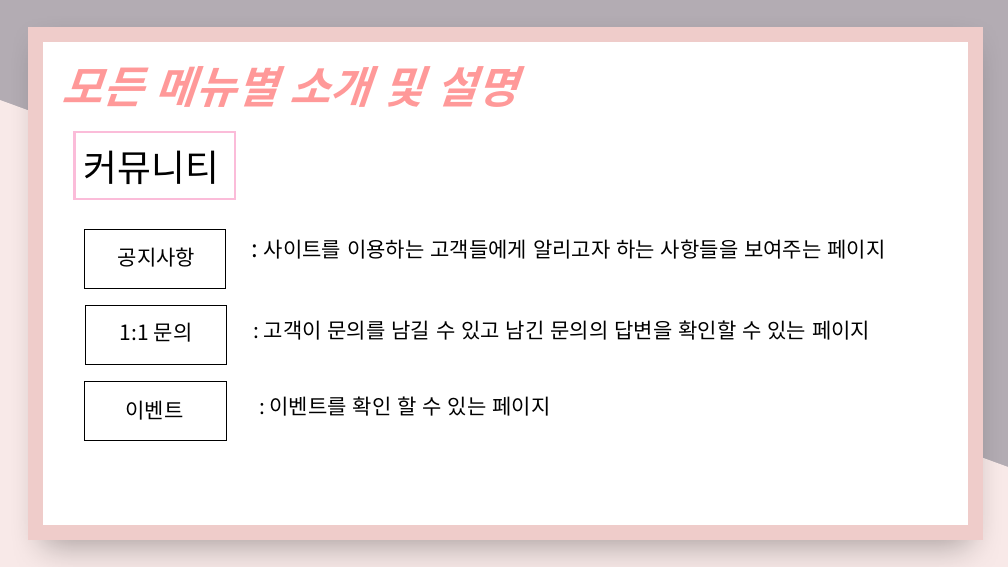
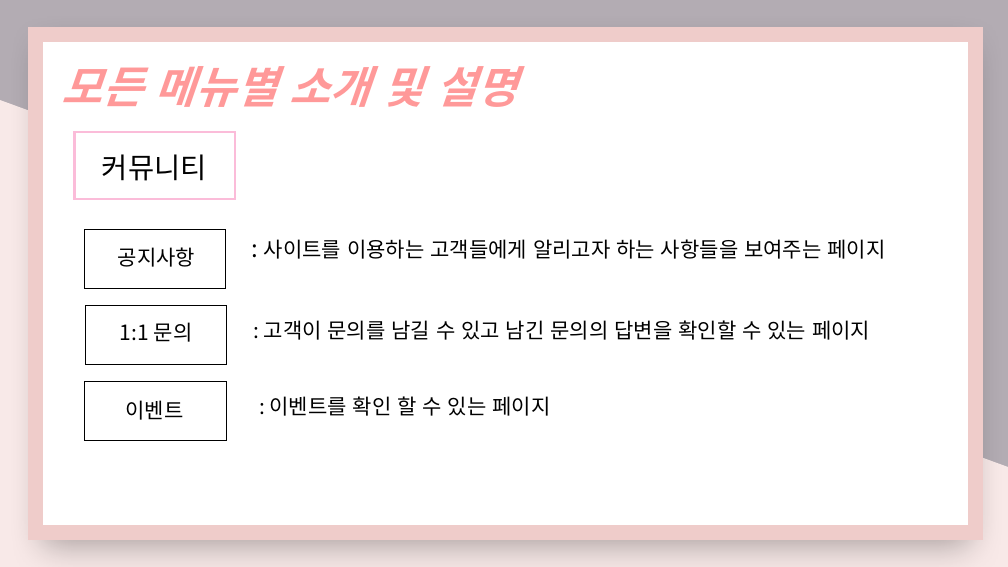
Before and after one commit to nimi2838/thecare, a slide deck: slide 29 of 졸작 기획서.pptx (slide 31 before the commit). Drawn at 1008x567 pixels with LibreOffice and Linux fonts; fonts in the diff are those of the drawing. Boxes give left, top, right and bottom in pixels: in the first picture for what was removed or moved away, otherwise in the second. Text is boxed around its words. In the diff, an @@ line names an element or a change of style, - is before the commit and + after.

```diff
--- a/졸작 기획서.pptx
+++ b/졸작 기획서.pptx
@@ text "커뮤니티" at (102, 154, 207, 181): size 35 to 27.1 pt; alignment left to centre; line spacing 0.7 to 0.8 @@
```
Also in this commit, not shown: 7 other slides changed, 2 slides removed, 1 other file.
